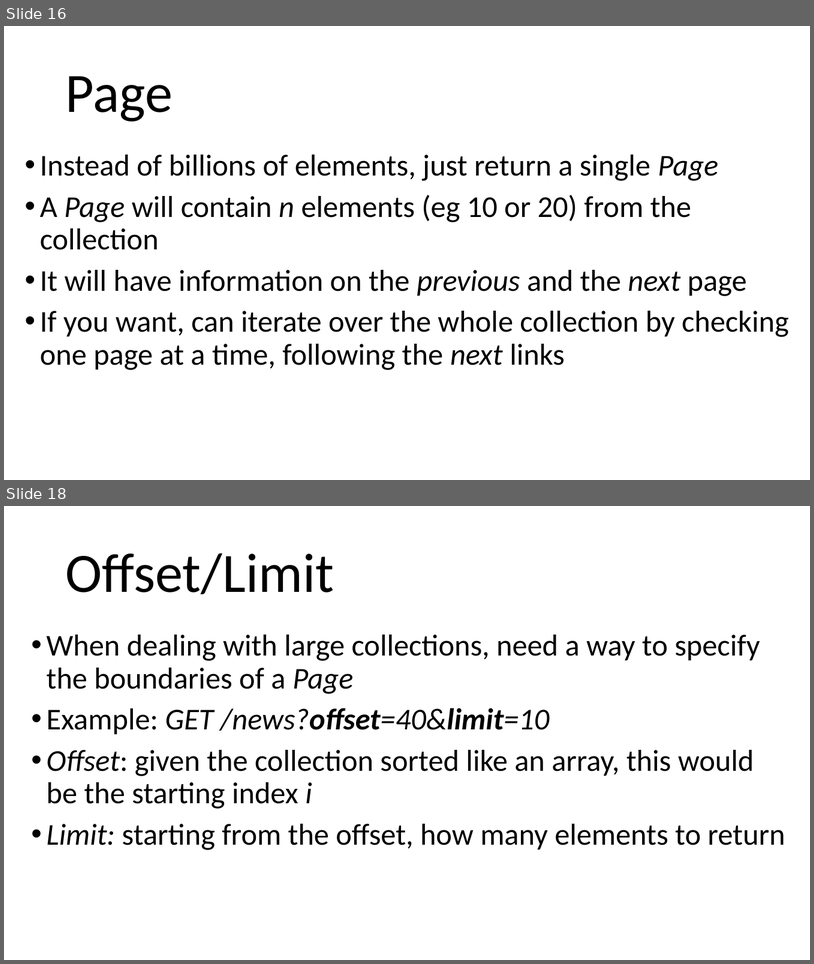
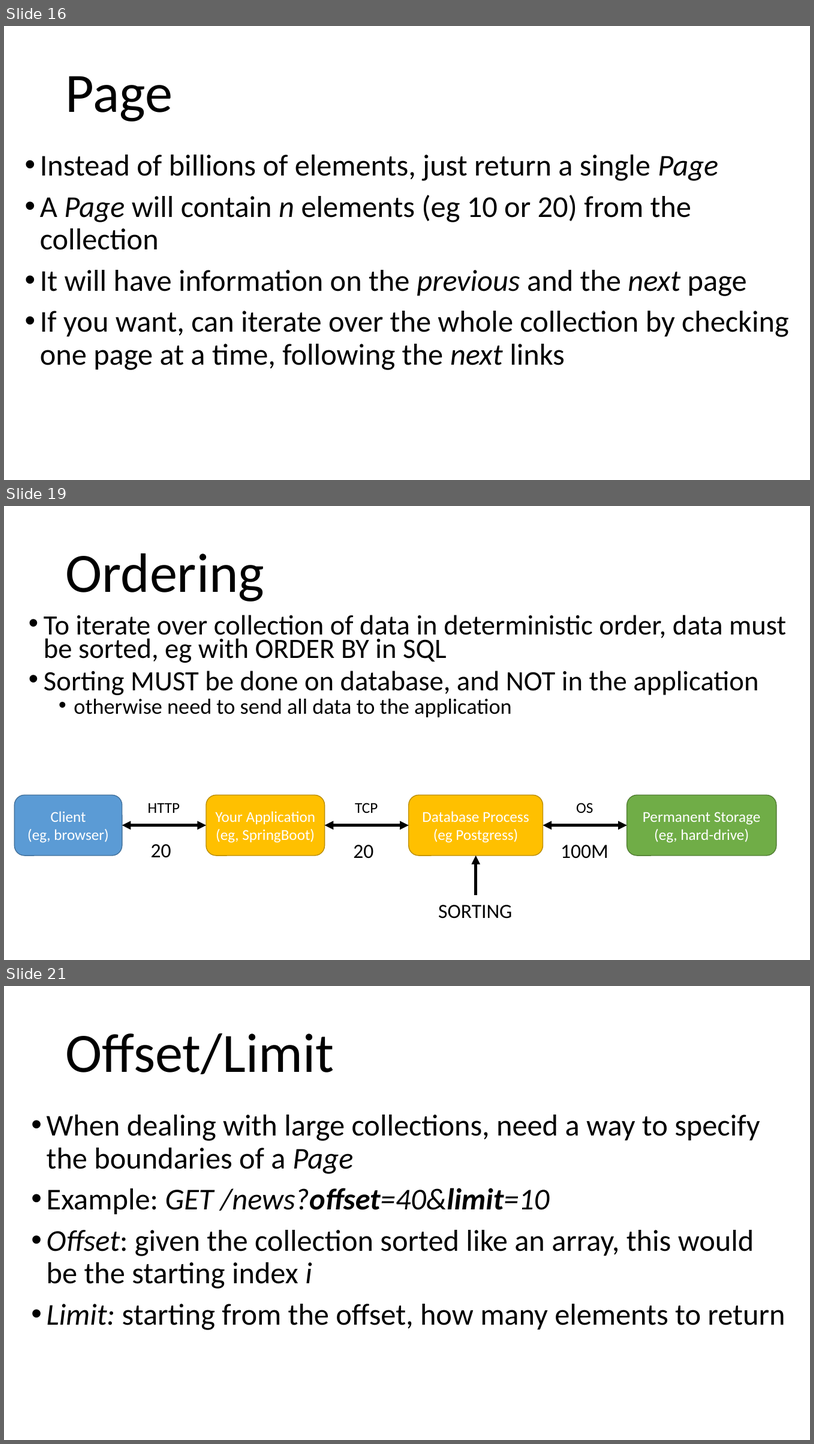
Before and after one commit to arcuri82/testing_security_development_enterprise_systems, a slide deck: doc/advanced/slides/lesson_04.pptx. Shown one above the other, each under a label of ours: slides 16 and 18 before the commit, slides 16, 19 and 21 after it; the slides between them are not shown. The pictures are 814x964 and 814x1444 pixels, drawn with LibreOffice and Linux fonts; fonts in the diff are those of the drawing. Boxes give left, top, right and bottom in pixels: in the first picture for what was removed or moved away, otherwise in the second. Text is boxed around its words. In the diff, an @@ line names an element or a change of style, - is before the commit and + after.

```diff
--- a/doc/advanced/slides/lesson_04.pptx
+++ b/doc/advanced/slides/lesson_04.pptx
@@ slide 19 added at [4, 506, 810, 960], background #FFFFFF @@
@@ title added at [65, 553, 264, 601], 66 pt, text #000000 @@
+Ordering
@@ text added at [44, 615, 786, 717], 33.3 pt, text #000000 @@
+• To iterate over collection of data in deterministic order, data must be sorted, eg with ORDER BY in SQL
+• Sorting MUST be done on database, and NOT in the application
+  • otherwise need to send all data to the application
@@ rounded rectangle added at [14, 795, 122, 855], fill #5B9BD5, outline #43739E 1 pt, 18 pt, text #FFFFFF @@
+Client
+(eg, browser)
@@ text added at [148, 802, 180, 813], 18 pt, text #000000 @@
+HTTP
@@ rounded rectangle added at [206, 795, 324, 855], fill #FFC000, outline #BD8E00 1 pt, 18 pt, text #FFFFFF @@
+Your Application
+(eg, SpringBoot)
@@ text added at [355, 802, 378, 813], 18 pt, text #000000 @@
+TCP
@@ rounded rectangle added at [409, 795, 543, 855], fill #FFC000, outline #BD8E00 1 pt, 18 pt, text #FFFFFF @@
+Database Process
+(eg Postgress)
@@ text added at [576, 802, 593, 813], 18 pt, text #000000 @@
+OS
@@ rounded rectangle added at [627, 795, 777, 855], fill #70AD47, outline #538035 1 pt, 18 pt, text #FFFFFF @@
+Permanent Storage
+(eg, hard-drive)
@@ double arrow added from (122, 825) to (206, 825), #000000 3.5 pt @@
@@ double arrow added from (324, 825) to (409, 825), #000000 3.5 pt @@
@@ double arrow added from (543, 825) to (627, 825), #000000 3.5 pt @@
@@ text added at [151, 844, 171, 858], 24 pt, text #000000 @@
+20
@@ text added at [353, 844, 374, 858], 24 pt, text #000000 @@
+20
@@ text added at [561, 844, 609, 858], 24 pt, text #000000 @@
+100M
@@ arrow added from (476, 895) to (476, 855), #000000 3.5 pt @@
@@ text added at [438, 904, 512, 918], 24 pt, text #000000 @@
+SORTING
@@ what was slide 18 is now slide 21 @@
```
Also in this commit, not shown: 2 slides changed, 9 other slides added.
